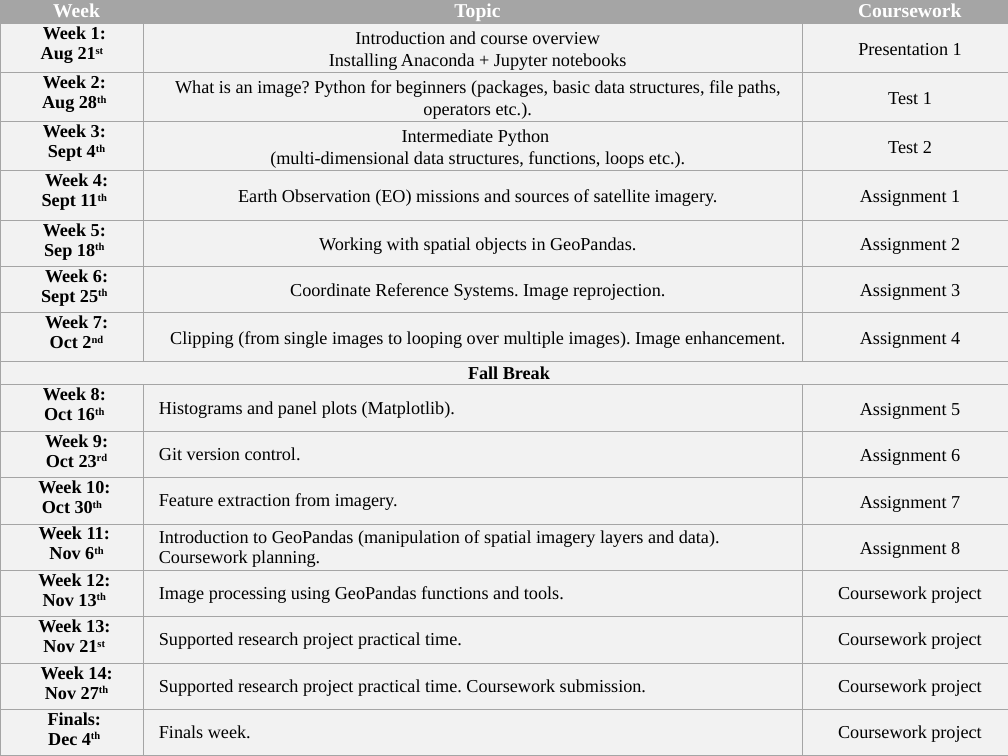
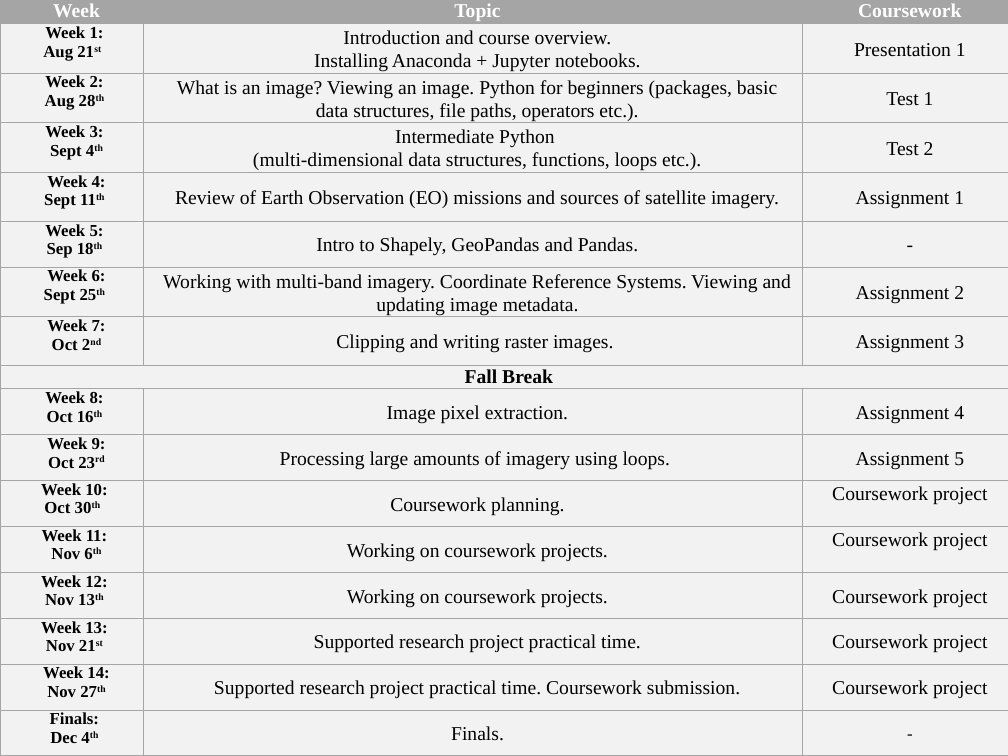
Before and after one commit to edwardoughton/satellite-image-analysis, a slide deck: slide 1 of syllabus/format.pptx. Drawn at 1008x756 pixels with LibreOffice and Linux fonts; fonts in the diff are those of the drawing. Boxes give left, top, right and bottom in pixels: in the first picture for what was removed or moved away, otherwise in the second. Text is boxed around its words. In the diff, an @@ line names an element or a change of style, - is before the commit and + after.

```diff
--- a/syllabus/format.pptx
+++ b/syllabus/format.pptx
@@ table at [0,0,1008,756] @@
-row 2, column 2: Introduction and course overview / Installing Anaconda + Jupyter notebooks
+row 2, column 2: Introduction and course overview. / Installing Anaconda + Jupyter notebooks.
-row 3, column 2: What is an image? Python for beginners (packages, basic data structures, file paths, operators etc.).
+row 3, column 2: What is an image? Viewing an image. Python for beginners (packages, basic data structures, file paths, operators etc.).
-row 5, column 2: Earth Observation (EO) missions and sources of satellite imagery.
+row 5, column 2: Review of Earth Observation (EO) missions and sources of satellite imagery.
-row 6, column 2: Working with spatial objects in GeoPandas.
+row 6, column 2: Intro to Shapely, GeoPandas and Pandas.
-row 6, column 3: Assignment 2
+row 6, column 3: -
-row 7, column 2: Coordinate Reference Systems. Image reprojection.
+row 7, column 2: Working with multi-band imagery. Coordinate Reference Systems. Viewing and updating image metadata.
-row 7, column 3: Assignment 3
+row 7, column 3: Assignment 2
-row 8, column 2: Clipping (from single images to looping over multiple images). Image enhancement.
+row 8, column 2: Clipping and writing raster images.
-row 8, column 3: Assignment 4
+row 8, column 3: Assignment 3
-row 10, column 2: Histograms and panel plots (Matplotlib).
+row 10, column 2: Image pixel extraction.
-row 10, column 3: Assignment 5
+row 10, column 3: Assignment 4
-row 11, column 2: Git version control.
+row 11, column 2: Processing large amounts of imagery using loops.
-row 11, column 3: Assignment 6
+row 11, column 3: Assignment 5
-row 12, column 2: Feature extraction from imagery.
+row 12, column 2: Coursework planning.
-row 12, column 3: Assignment 7
+row 12, column 3: Coursework project
-row 13, column 2: Introduction to GeoPandas (manipulation of spatial imagery layers and data). Coursework planning.
+row 13, column 2: Working on coursework projects.
-row 13, column 3: Assignment 8
+row 13, column 3: Coursework project
-row 14, column 2: Image processing using GeoPandas functions and tools.
+row 14, column 2: Working on coursework projects.
-row 17, column 2: Finals week.
+row 17, column 2: Finals.
-row 17, column 3: Coursework project
+row 17, column 3: -
@@ size 13 to 12 pt in "Week 1:", "Aug 21st", "Week 2:", "Aug 28th" and 26 more places @@
@@ size 13 to 14 pt in "Presentation 1", "Test 1", "Intermediate Python", "(multi-dimensional data structures, functions, loops etc.)." and 8 more places @@
@@ line spacing 1 to 1.07 @@
@@ alignment left to centre @@
```
Also in this commit, not shown: 1 other slide changed, 6 other files.
